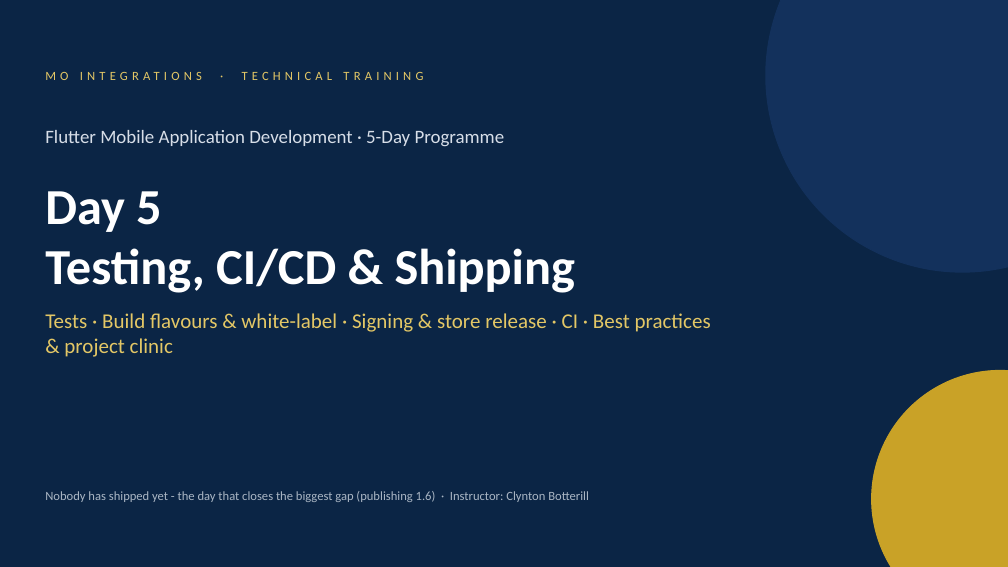
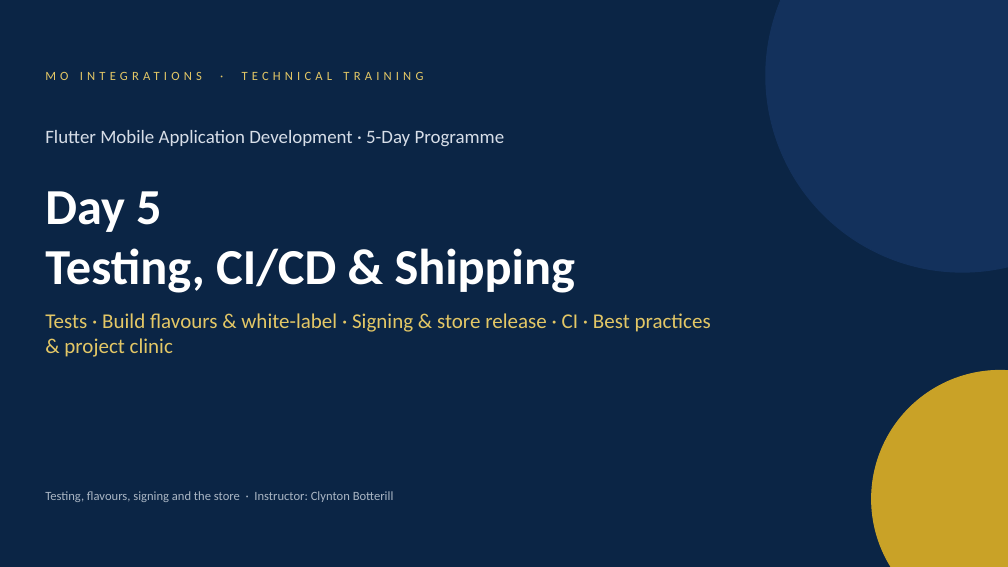
Before and after one commit to Clynton19860/flutter, a slide deck: slide 1 of slides/Day5_Testing_CICD_Shipping.pptx. Drawn at 1008x567 pixels with LibreOffice and Linux fonts; fonts in the diff are those of the drawing. Boxes give left, top, right and bottom in pixels: in the first picture for what was removed or moved away, otherwise in the second. Text is boxed around its words. In the diff, an @@ line names an element or a change of style, - is before the commit and + after.

```diff
--- a/slides/Day5_Testing_CICD_Shipping.pptx
+++ b/slides/Day5_Testing_CICD_Shipping.pptx
@@ text at <box>45,491,394,502</box>: text changed @@
-Nobody has shipped yet - the day that closes the biggest gap (publishing 1.6) · Instructor: Clynton Botterill
+Testing, flavours, signing and the store · Instructor: Clynton Botterill
```
Also in this commit, not shown: 1 slide removed, 4 other files.
